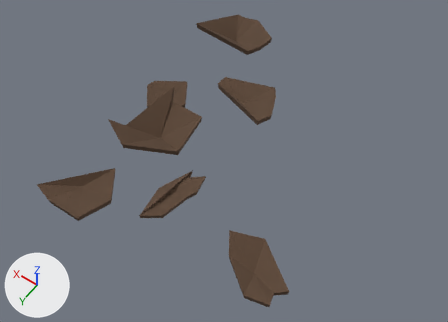
The glTF model assets/models/props/desert/desert_debris_0.glb as it was, and as the next commit left it.
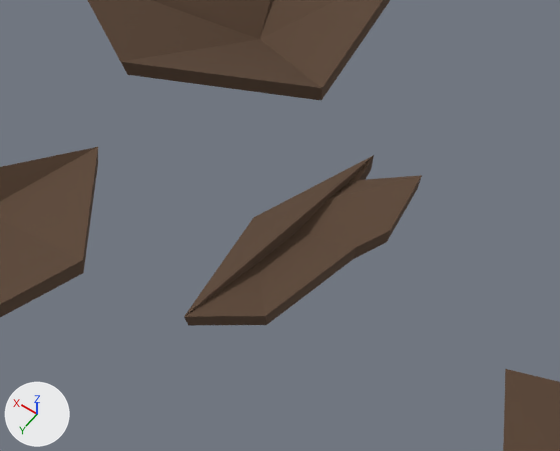
The first picture shows the older version from a 50 mm camera at (-0.858, 1.308, 1.879) aimed at (-0.015, 0.128, 0.024). The close-ups show the older and then the newer version on the part from 20% to 55% of the width and 39% to 79% of the height of that picture. Only the edits that show in the close-ups are written down. Every picture has the same lights, and +X, +Y and +Z are marked at lower left. Where no turn or scale is listed for an object, it has been applied to the vertices.

In view in the first close-up: 'DesertDebris_Plates'.
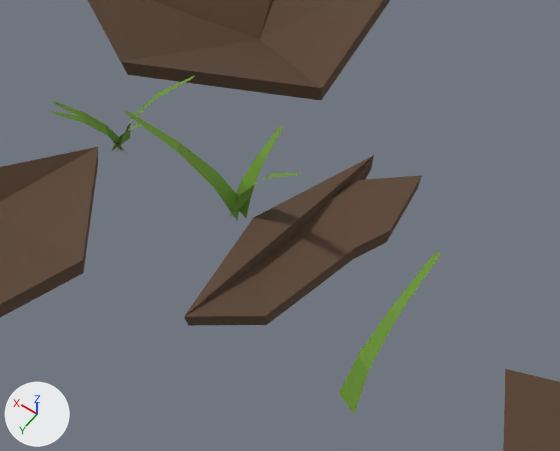
ob_bloom_1 is not drawn itself; it is the parent of ob_desertdebris_sprout_1.
ob_bloom_6 is not drawn itself; it is the parent of ob_desertdebris_sprout_6.
ob_bloom_8 is not drawn itself; it is the parent of ob_desertdebris_sprout_8.

Changed parts and their boxes (x1, y1, x2, y2) in the close-ups (560 x 451 px):
'DesertDebris_Sprout_1', rescaled (not visible before)
    after: (125, 110, 301, 221)
'DesertDebris_Sprout_6', rescaled, moved (not visible before)
    after: (339, 252, 441, 414)
'DesertDebris_Sprout_8', rescaled, moved (not visible before)
    after: (51, 75, 195, 153)

The edits, one by one:
Object 'Bloom_1' (ob_bloom_1) is rescaled from (0.0, 0.0, 0.0) to (1.0, 1.0, 1.0).
Object 'DesertDebris_Sprout_1' (ob_desertdebris_sprout_1) is rescaled from (0.0, 0.0, 0.0) to (1.0, 1.0, 1.0).
Object 'Bloom_6' (ob_bloom_6) is rescaled from (0.0, 0.0, 0.0) to (1.0, 1.0, 1.0).
Object 'DesertDebris_Sprout_6' (ob_desertdebris_sprout_6) is rescaled from (0.0, 0.0, 0.0) to (1.0, 1.0, 1.0).
Object 'DesertDebris_Sprout_6' (ob_desertdebris_sprout_6) moves from (0.0, 4.0, 0.0) to (0.0, 0.0, 0.0).
Object 'Bloom_8' (ob_bloom_8) is rescaled from (0.0, 0.0, 0.0) to (1.0, 1.0, 1.0).
Object 'DesertDebris_Sprout_8' (ob_desertdebris_sprout_8) is rescaled from (0.0, 0.0, 0.0) to (1.0, 1.0, 1.0).
Object 'DesertDebris_Sprout_8' (ob_desertdebris_sprout_8) moves from (0.0, 4.0, 0.0) to (0.0, 0.0, 0.0).
